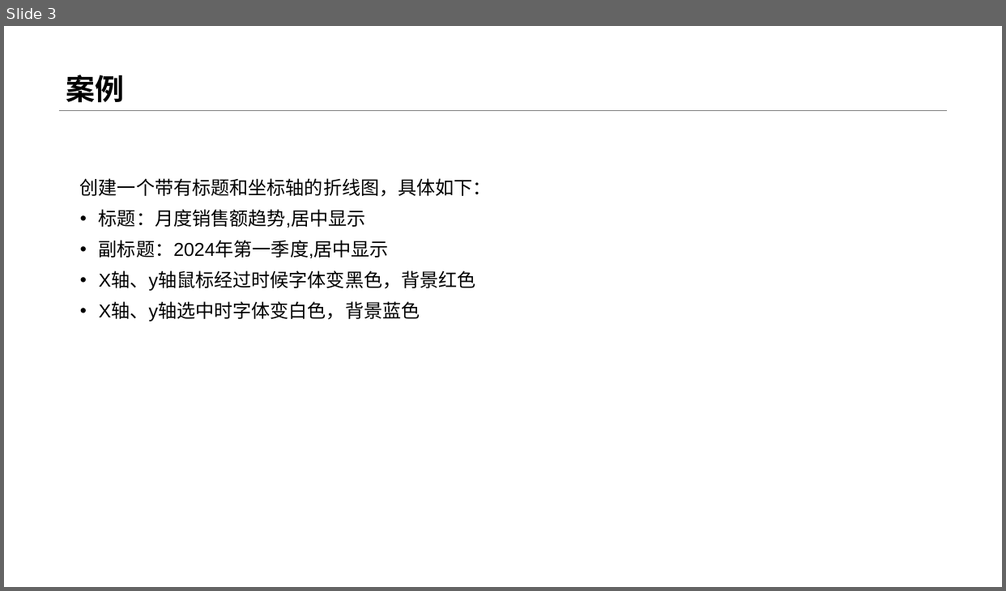
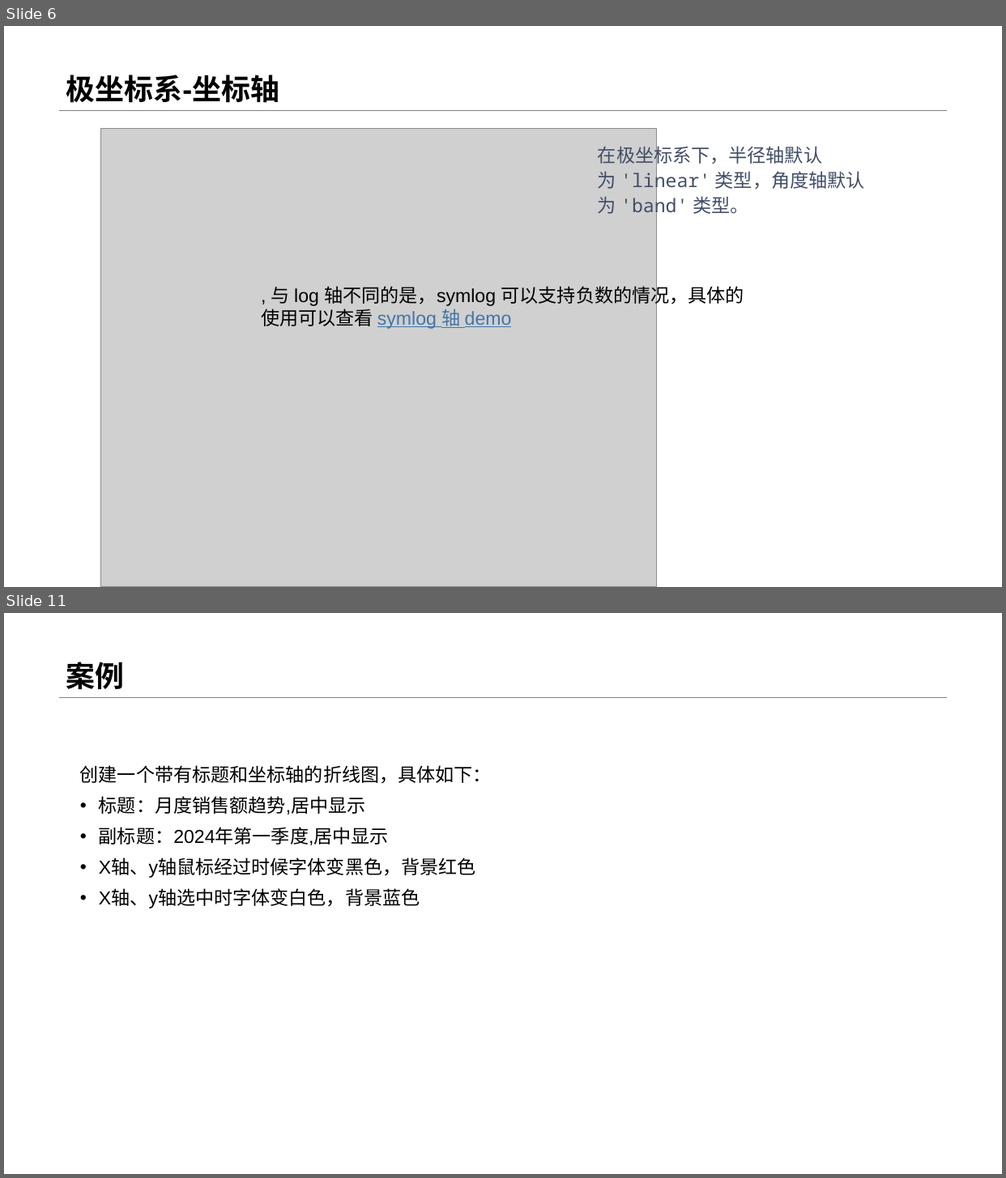
Before and after one commit to menglin1997/vchartCourse, a slide deck: code/Chapter 2 - Detailed Explanation of Chart Concepts/07-Title and coordinate axis control/07-标题和坐标轴配置.pptx. Shown one above the other, each under a label of ours: slide 3 before the commit, slides 6 and 11 after it; the slides between them are not shown. The pictures are 1006x591 and 1006x1178 pixels, drawn with LibreOffice and Linux fonts; fonts in the diff are those of the drawing; grey boxes stand for pictures. Boxes give left, top, right and bottom in pixels: in the first picture for what was removed or moved away, otherwise in the second. Text is boxed around its words. In the diff, an @@ line names an element or a change of style, - is before the commit and + after.

```diff
--- a/code/Chapter 2 - Detailed Explanation of Chart Concepts/07-Title and coordinate axis control/07-标题和坐标轴配置.pptx
+++ b/code/Chapter 2 - Detailed Explanation of Chart Concepts/07-Title and coordinate axis control/07-标题和坐标轴配置.pptx
@@ slide 6 added at [4,26,1002,587], background #FFFFFF; not listed: 1 template element that a slide beside it also shows @@
@@ title added at [66,75,279,103], 28 pt, text #000000, bold @@
+极坐标系-坐标轴
@@ picture added at [100,129,656,587] @@
@@ text added at [598,143,865,217], 18 pt, text #424E66 @@
+在极坐标系下，半径轴默认为 'linear' 类型，角度轴默认为 'band' 类型。
@@ text added at [261,284,744,329], 18 pt, text #000000 @@
+, 与 log 轴不同的是，symlog 可以支持负数的情况，具体的使用可以查看 symlog 轴 demo
@@ what was slide 3 is now slide 11 @@
```
Also in this commit, not shown: 1 slide changed, 7 other slides added, 7 other files.
